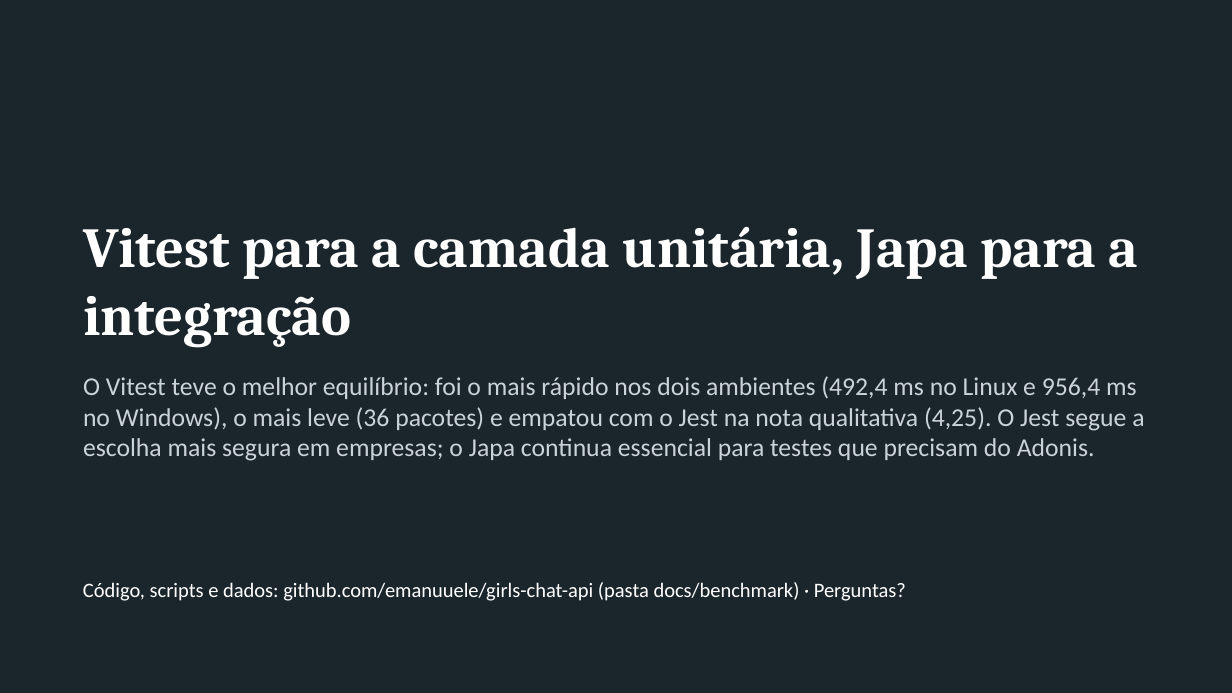
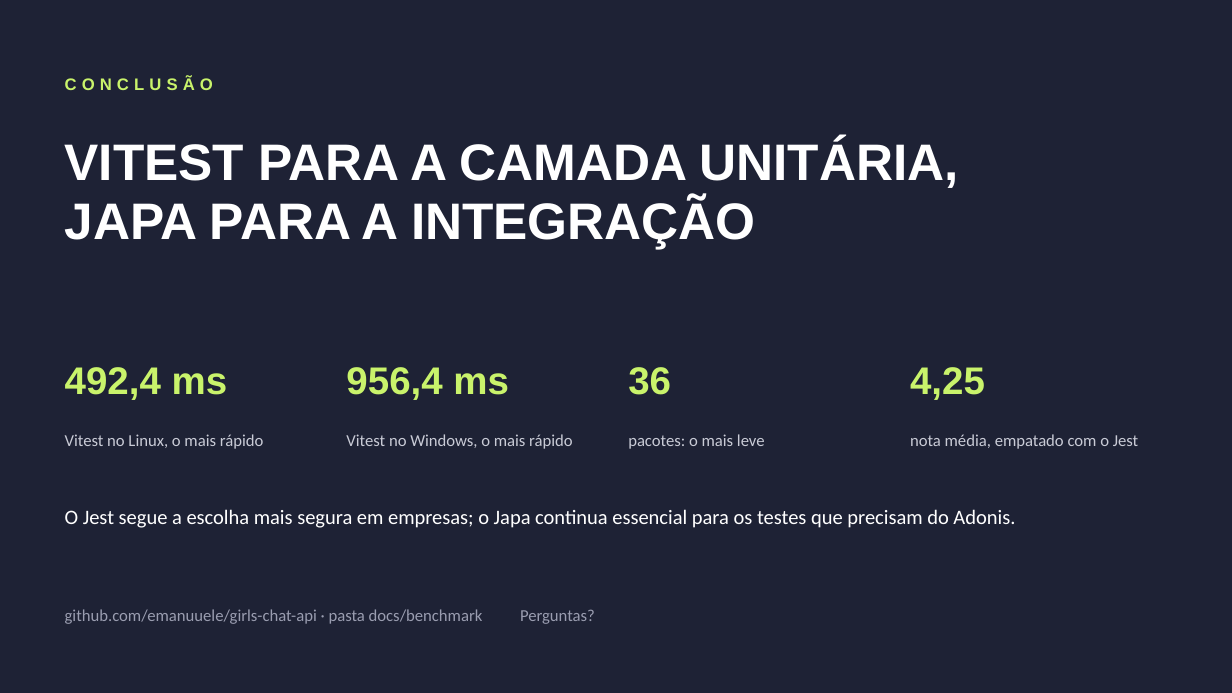
Before and after one commit to emanuuele/girls-chat-api, a slide deck: slide 15 of docs/benchmark/apresentacao.pptx. Drawn at 1232x693 pixels with LibreOffice and Linux fonts; fonts in the diff are those of the drawing. Boxes give left, top, right and bottom in pixels: in the first picture for what was removed or moved away, otherwise in the second. Text is boxed around its words. In the diff, an @@ line names an element or a change of style, - is before the commit and + after.

Commit message:
docs: novo design editorial para os slides
Painel lateral com número e nome da seção, títulos em caixa alta, números de destaque e composições variadas. Conteúdo e números iguais aos da versão anterior.

```diff
--- a/docs/benchmark/apresentacao.pptx
+++ b/docs/benchmark/apresentacao.pptx
@@ background #1B262C to #1E2235 @@
@@ text added at [65, 76, 213, 90], 13 pt, text #C9F36B, bold @@
+CONCLUSÃO
@@ text at [65, 139, 959, 249]: text changed; size 44 to 40 pt; font Cambria to Arial @@
-Vitest para a camada unitária, Japa para a integração
+VITEST PARA A CAMADA UNITÁRIA,
+JAPA PARA A INTEGRAÇÃO
@@ text "VITEST PARA A CAMADA UNITÁRIA," at [65, 139, 959, 249]: vertical alignment bottom to top @@
@@ text added at [65, 367, 228, 400], 30 pt, text #C9F36B, bold @@
+492,4 ms
@@ text removed at [83, 376, 1144, 461] @@
-O Vitest teve o melhor equilíbrio: foi o mais rápido nos dois ambientes (492,4 ms no Linux e 956,4 ms no Windows), o mais leve (36 pacotes) e empatou com o Jest na nota qualitativa (4,25). O Jest segue a escolha mais segura em empresas; o Japa continua essencial para testes que precisam do Adonis.
@@ text added at [346, 367, 509, 400], 30 pt, text #C9F36B, bold @@
+956,4 ms
@@ text added at [628, 367, 671, 395], 30 pt, text #C9F36B, bold @@
+36
@@ text added at [910, 367, 985, 400], 30 pt, text #C9F36B, bold @@
+4,25
@@ text added at [65, 434, 264, 449], 13 pt, text #C9CBD6 @@
+Vitest no Linux, o mais rápido
@@ text added at [346, 434, 573, 449], 13 pt, text #C9CBD6 @@
+Vitest no Windows, o mais rápido
@@ text added at [628, 434, 765, 449], 13 pt, text #C9CBD6 @@
+pacotes: o mais leve
@@ text added at [910, 434, 1138, 449], 13 pt, text #C9CBD6 @@
+nota média, empatado com o Jest
@@ text added at [65, 509, 1015, 528], 16 pt, text #FFFFFF @@
+O Jest segue a escolha mais segura em empresas; o Japa continua essencial para os testes que precisam do Adonis.
@@ text at [65, 609, 595, 624]: text changed; size 16 to 13 pt; text colour #FFFFFF to #9A9DB0 @@
-Código, scripts e dados: github.com/emanuuele/girls-chat-api (pasta docs/benchmark) · Perguntas?
+github.com/emanuuele/girls-chat-api · pasta docs/benchmark Perguntas?
```
Also in this commit, not shown: 14 other slides changed.
